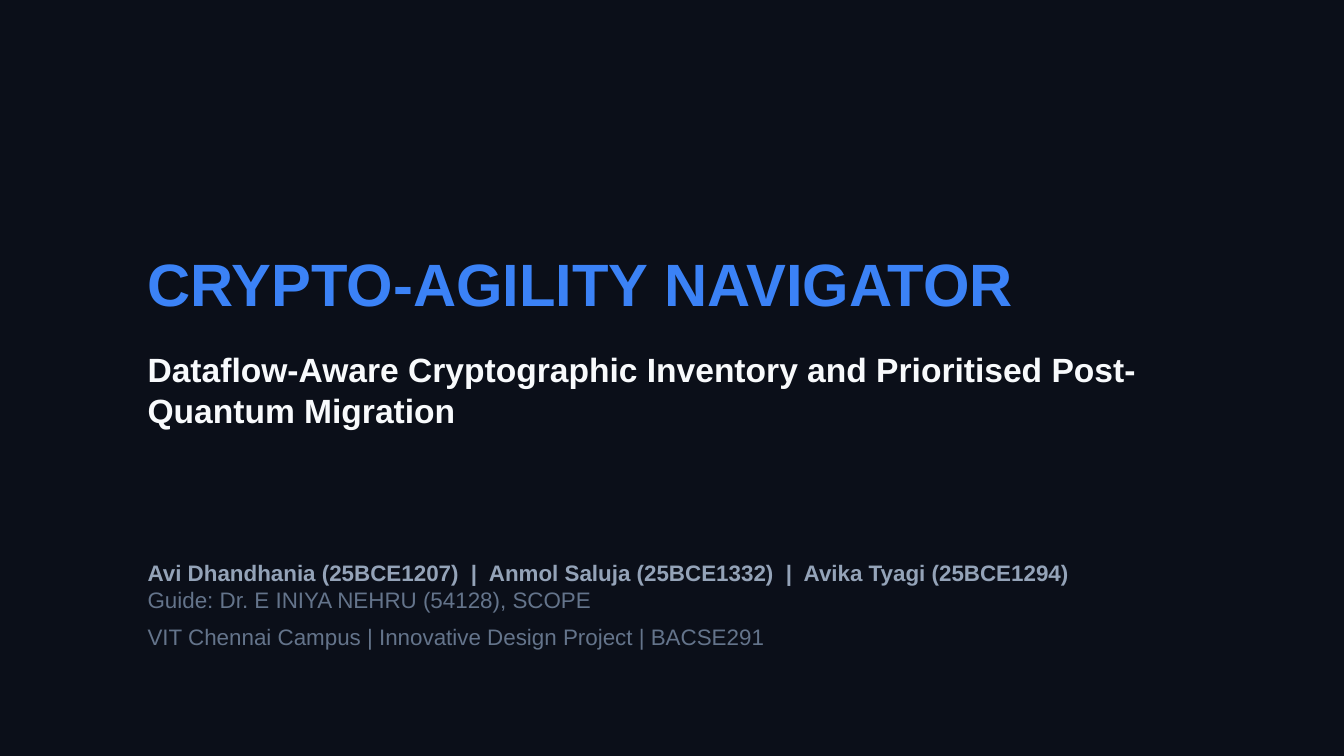
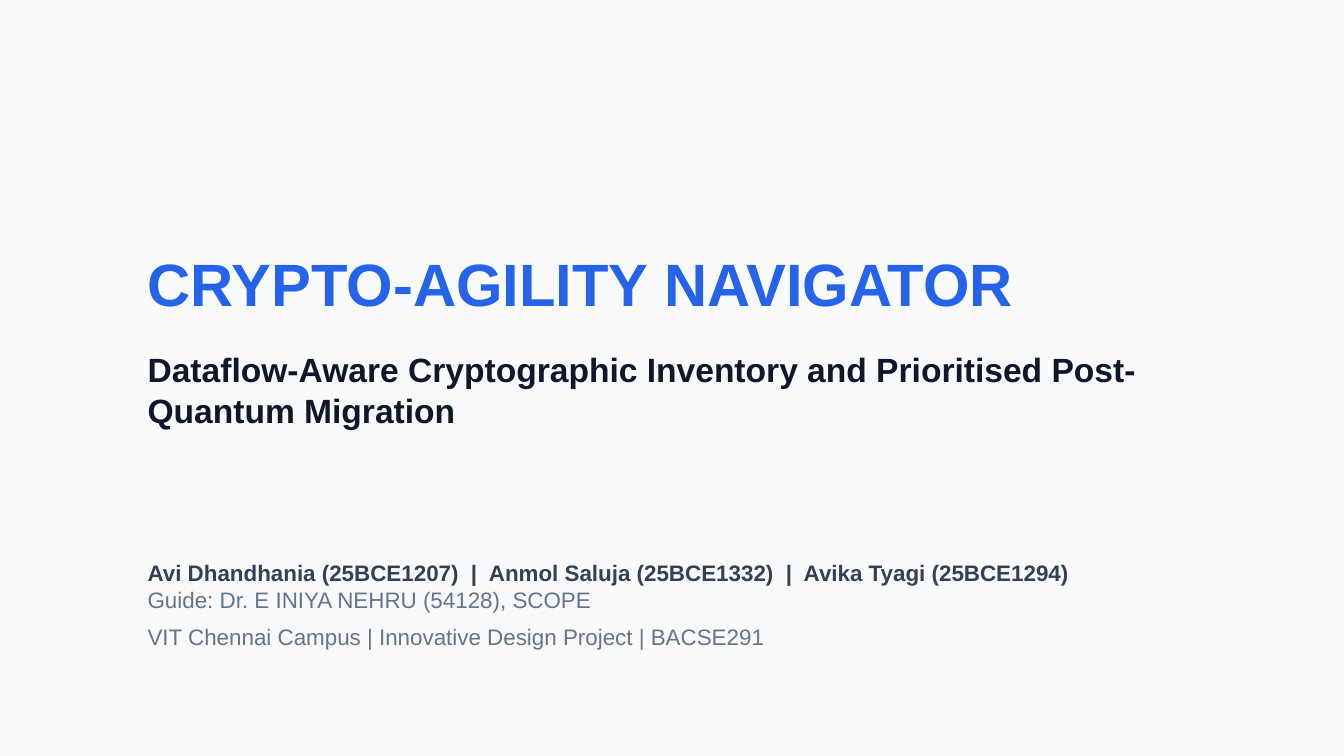
Before and after one commit to AviDhandhania/IDP-Project, a slide deck: slide 1 of docs/presentations/Crypto-Agility_Navigator_Review2.pptx. Drawn at 1344x756 pixels with LibreOffice and Linux fonts; fonts in the diff are those of the drawing. Boxes give left, top, right and bottom in pixels: in the first picture for what was removed or moved away, otherwise in the second. Text is boxed around its words. In the diff, an @@ line names an element or a change of style, - is before the commit and + after.

Commit message:
style: apply crisp light theme to PPT generator

```diff
--- a/docs/presentations/Crypto-Agility_Navigator_Review2.pptx
+++ b/docs/presentations/Crypto-Agility_Navigator_Review2.pptx
@@ background #0B0F19 to #F8FAFC @@
@@ text "CRYPTO-AGILITY NAVIGATOR" at bbox=[148, 264, 1013, 307]: text colour #3B82F6 to #2563EB @@
@@ text "Dataflow-Aware Cryptographic Inventory and Prioritised ..." at bbox=[148, 357, 1136, 429]: text colour #F8FAFC to #0F172A @@
@@ text "Avi Dhandhania (25BCE1207) | Anmol ..." at bbox=[148, 564, 1069, 650]: text colour #94A3B8 to #334155 in "Avi Dhandhania (25BCE1207) | Anmol Saluja (25BCE1332) ..." @@
```
Also in this commit, not shown: 24 other slides changed, 1 other file.
